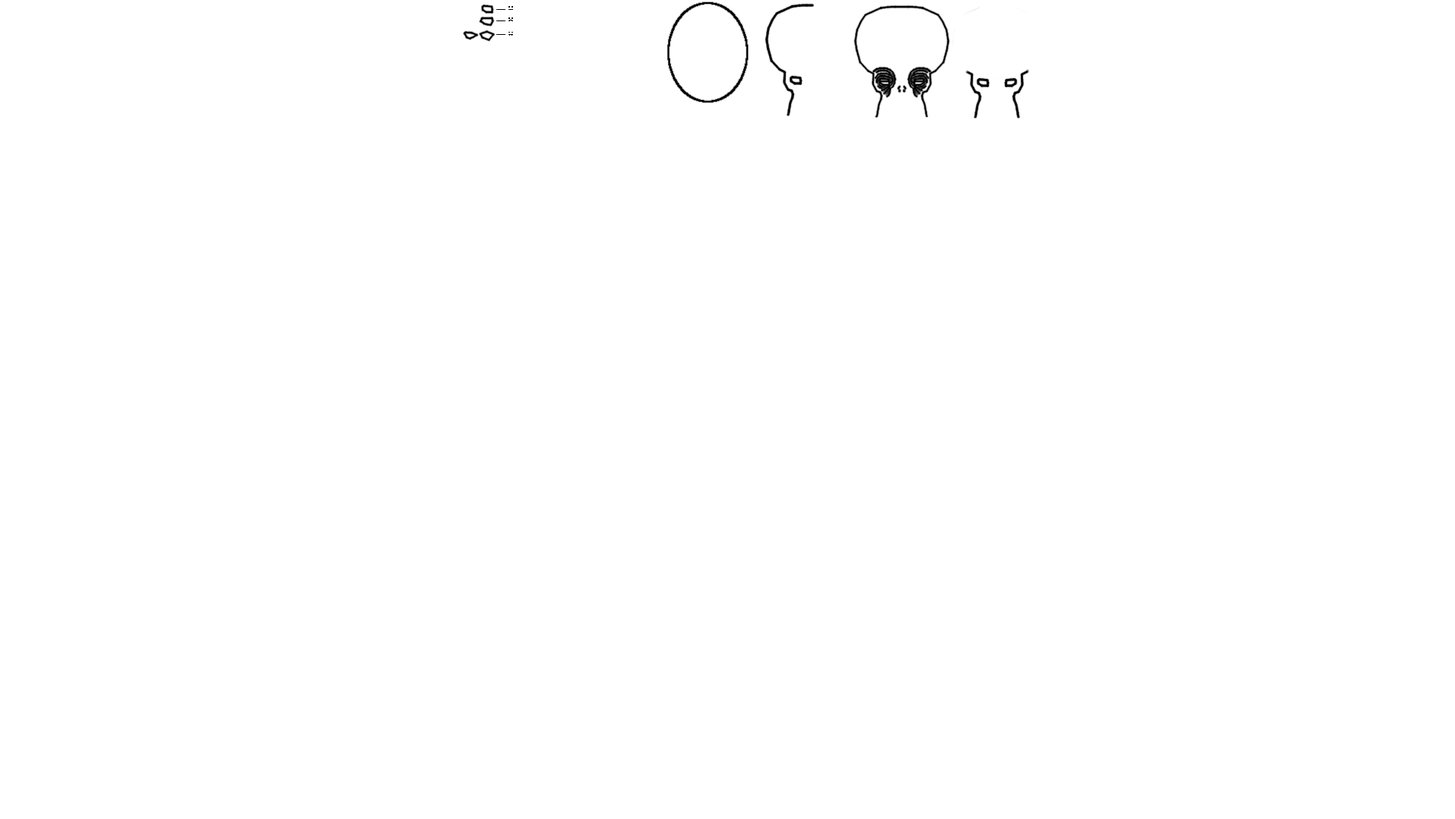
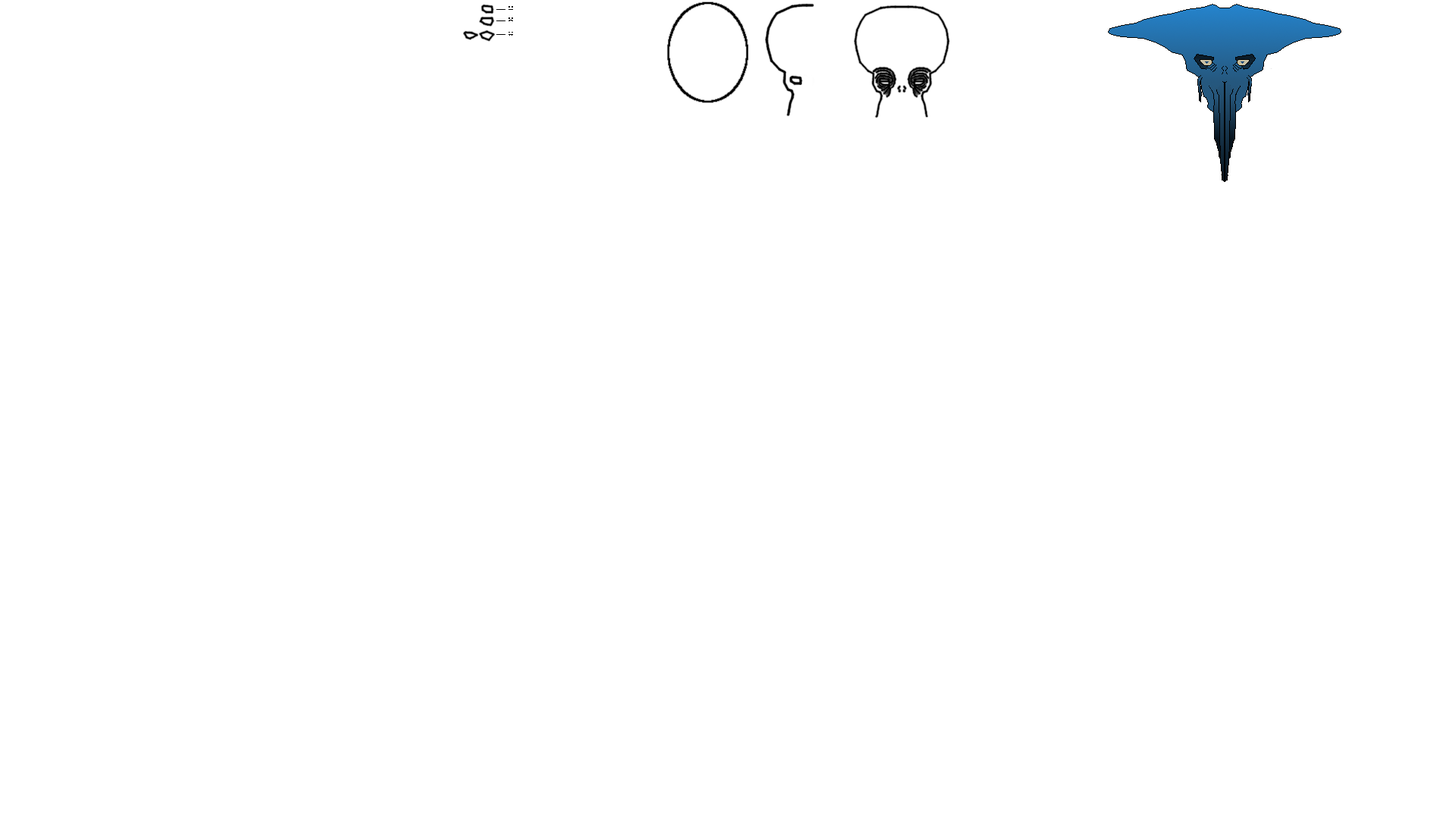
Layered file, before and after one edit (1455x819). Changes by layer:
hid group "тело" (1 layers) over [1207, 106, 1243, 182]
added group "околощупники" with 1 layers in group "голова" over [1197, 75, 1253, 103]
added layer "околощупники покой" in group "околощупники" over [1197, 75, 1253, 103]
added group "надщупники" with 1 layers in group "голова" over [1215, 81, 1237, 182]
added layer "надщупники покой" in group "надщупники" over [1215, 81, 1237, 182]
added group "щупальца" with 1 layers in group "голова" over [1208, 84, 1241, 159]
added layer "щупальца покой" in group "щупальца" over [1208, 84, 1241, 159]
added group "глаза" with 1 layers in group "голова" over [1199, 58, 1250, 66]
added layer "нормальные глаза" in group "глаза" over [1199, 58, 1250, 66]
added group "веки" with 1 layers in group "голова" over [1193, 53, 1256, 73]
added layer "нормальные веки" in group "веки" over [1193, 53, 1256, 73]
added group "рот" with 2 layers in group "голова" over [1221, 81, 1228, 95]
added layer "рот закрытый" in group "рот" over [1221, 81, 1228, 95]
renamed "голова_очерк" to "голова очерк", painted on it over [952, 3, 1342, 121]
